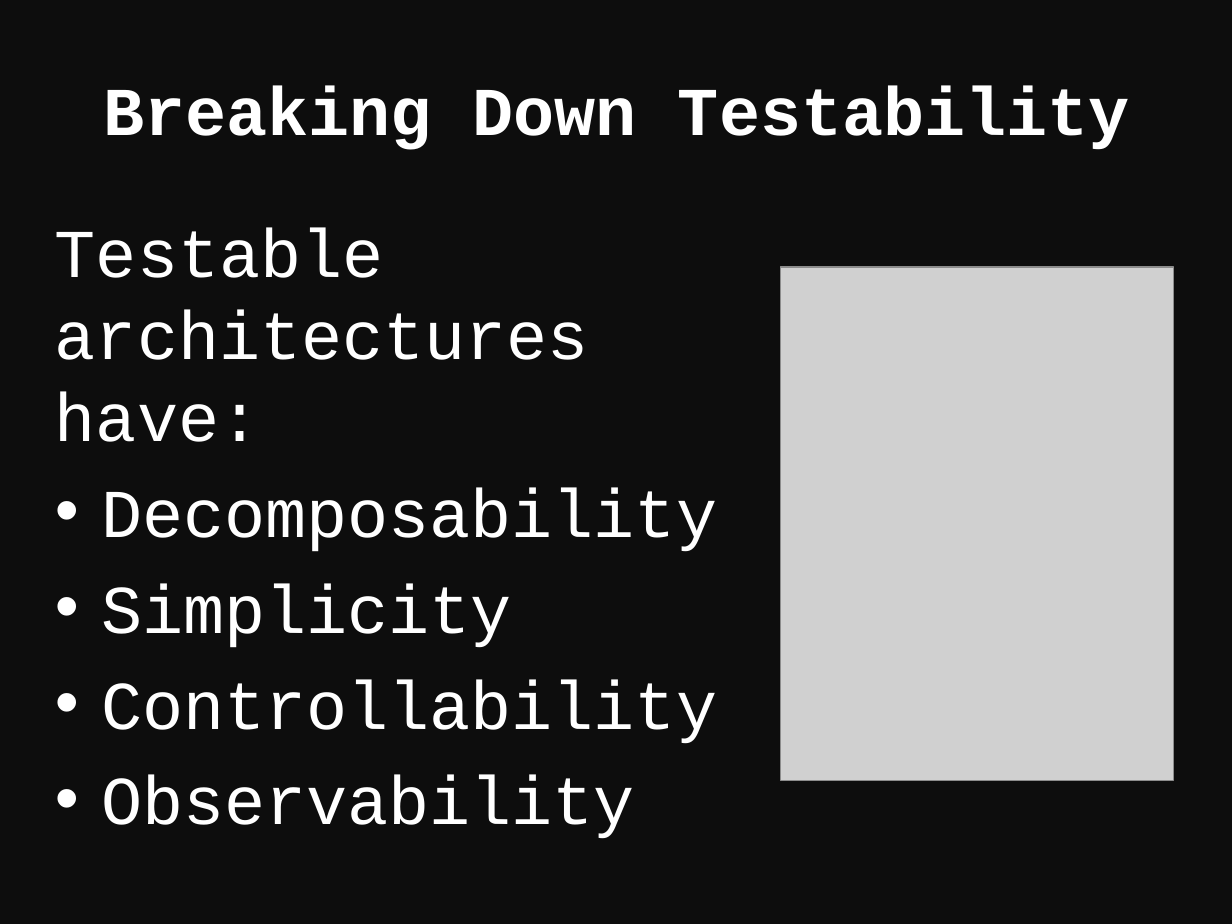
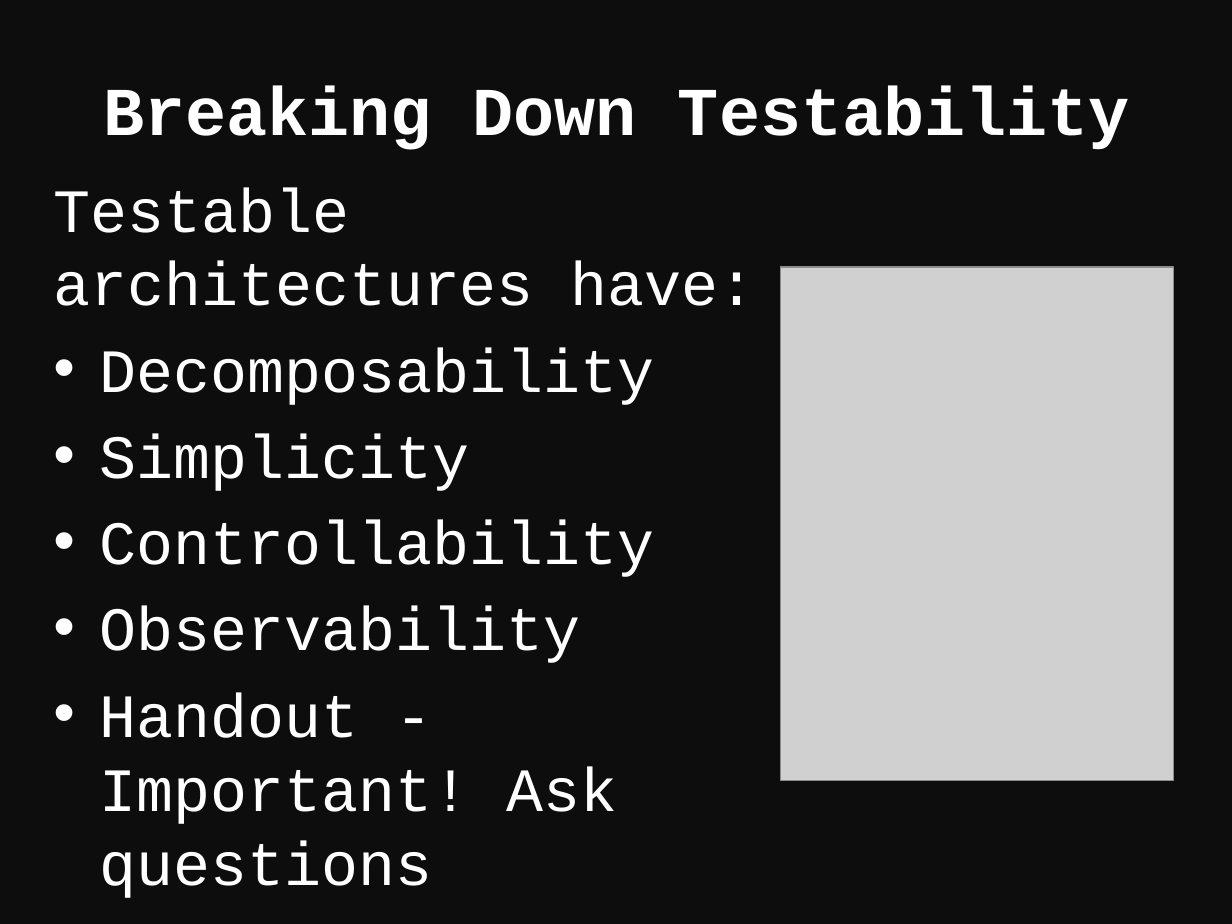
Before and after one commit to northern-tester/transmission, a slide deck: slide 4 of 01 Exercise 1 - Smells/Architecture_Workshop_Exercise_1_Smells.pptx. Drawn at 1232x924 pixels with LibreOffice and Linux fonts; fonts in the diff are those of the drawing; grey boxes stand for pictures. Boxes give left, top, right and bottom in pixels: in the first picture for what was removed or moved away, otherwise in the second. Text is boxed around its words. In the diff, an @@ line names an element or a change of style, - is before the commit and + after.

```diff
--- a/01 Exercise 1 - Smells/Architecture_Workshop_Exercise_1_Smells.pptx
+++ b/01 Exercise 1 - Smells/Architecture_Workshop_Exercise_1_Smells.pptx
@@ text "Testable architectures have:": place and size @@
-text "Testable architectures have:" at box(55, 228, 717, 839)
+text "Testable architectures have:" at box(53, 188, 756, 898)
@@ text at box(53, 188, 756, 663): size 40 to 36 pt in "Testable architectures have:", "Decomposability", "Simplicity", "Controllability" and 1 more places @@
@@ text at box(100, 693, 617, 898): paragraph added @@
+• Handout - Important! Ask questions
```
Also in this commit, not shown: 8 other files.
